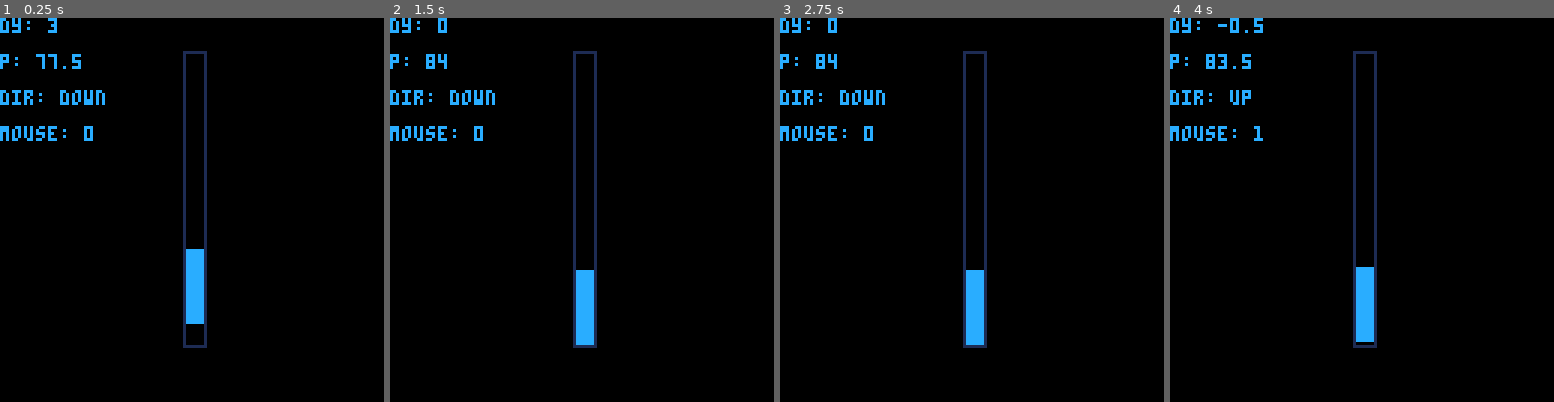
Above: before the commit, frames 1-4 (left to right).
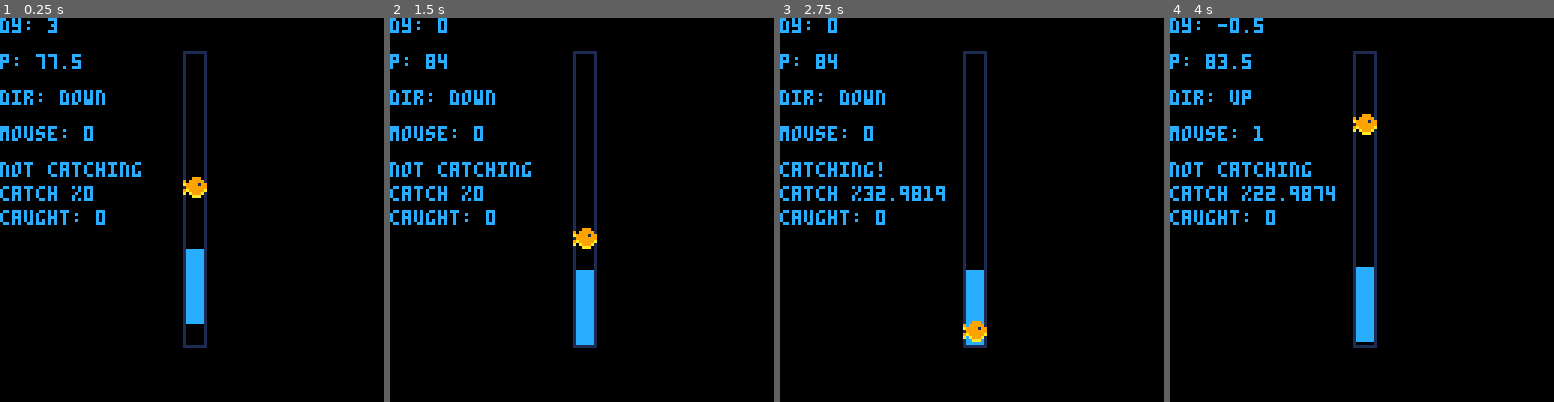
Above: after the commit, the same moments.

Repository: MykalMachon/Starfish
Game: PICO-8 cartridge starfish.p8
Two runs of this game, one before a commit and one after it. Both use one fixed random seed, a clock stepped at 60 frames per second and the inputs below.
Inputs (mouse positions are in pixels of both pictures, inside the frame that each line leads up to):
- Up to frame 1 (0.25 s): no input
- Up to frame 2 (1.5 s): click (459, 121) at 0.67 s; tap X (X key) at 1.07 s; click (520, 267) at 1.22 s
- Up to frame 3 (2.75 s): click (975, 114) at 1.77 s; tap X (X key) at 2.07, 2.4, 2.73 s; click (1037, 259) at 2.32 s
- Up to frame 4 (4 s): click (1492, 106) at 2.87 s; tap X (X key) at 3.07, 3.4, 3.73 s; click (1254, 256) at 3.42 s; click (1315, 102) at 3.97 s

The runs differ from the first frame. In frame 1, 1.7% of the frame differs, in the area x 0-54%, y 37-54%; in frame 2, 1.7%; in frame 3, 1.8%; in frame 4, 2.0%, in the area x 0-54%, y 25-54%.

Commit message:
basic game loop
fish now exist, can be caught, and can reset themselves.

Diff:
--- a/starfish.p8
+++ b/starfish.p8
@@ -19,15 +19,40 @@
 		24,
 		96
 	)
+	create_fish("trout")
+	create_gs()
 end
 
 function _update()
 	update_player()
+	update_fish()
+	update_gs()
 end
 
 function _draw()
 	cls()
 	draw_player()
+	draw_fish()
+
+
+	if debug then
+		is_catching = catching() and "catching!" or "not catching"
+
+		print(
+		is_catching,
+		 0,
+		 48)
+
+		print(
+			"catch %"..gs.f_cp*100,
+			0,
+			56)
+
+		print(
+			"caught: "..gs.f_caught,
+			0,
+			64)
+	end
 	-- map(0,0,0,0)
 end
 -->8
@@ -128,28 +153,112 @@
 		12
 	)
 end
+-->8
+-- fish handler
+-- handles all the fish logic
+fish_types={}
+
+
+function create_fish(fish_name)
+	-- todo: create a fish
+	f={}
+	f.org_x = p.org_x-1
+	f.org_y = p.org_y + rnd(p.box_size)
+	f.x=f.org_x
+	f.y=f.org_y
+	f.spr=flr(1 + rnd(3))
+	f.name=fish_name
+	f.dir="down"
+end
+
+function del_fish()
+	-- todo: seperate win/loss
+	sfx(0)
+	f = nil
+end
+
+function update_fish()
+	-- todo: make this better
+	new_f = f.org_y + sin(time() * 0.3) * p.box_size/2
+
+	if new_f < p.org_y then
+		f.y = p.org_y
+	elseif new_f > (p.org_y + p.box_size - 8) then
+		f.y = p.org_y+p.box_size - 8
+	else
+		f.y = new_f
+	end
+
+end
+
+function draw_fish()
+	-- todo: draw fish
+	spr(f.spr, f.x, f.y)
+end
+-->8
+-- game state
+-- manages game state
+
+function create_gs()
+	-- creates game state
+	gs={}
+	gs.f_caught=0 -- # fish caught
+	gs.f_cp=0 -- catch %
+end
+
+function catching()
+	-- checks if player is
+	-- "catching" the fish.
+	player_exists = p.y and p.x
+	fish_exists = f.y and f.x
+
+	if
+		not player_exists
+		or
+		not fish_exists
+	then
+		return false
+	end
+
+	if
+		(flr(f.y) >= p.y)
+	 and
+	 (f.y < p.y + p.l)
+	then
+		return true
+	else
+		return false
+	end
+
+end
+
+function update_gs()
+
+	if catching() then
+		if gs.f_cp >= 1 then
+			gs.f_caught += 1
+			gs.f_cp = 0
+			-- reset fish
+			del_fish()
+			create_fish()
+		else
+			gs.f_cp += 0.01
+		end
+	elseif (gs.f_cp > 0) then
+		gs.f_cp -= 0.01
+	end
+
+end
+
+
 __gfx__
-000000009000000990000009aa9999aa033333300333333000000000000000000000000000000000000000000000000000000000000000000000000000000000
-000000009000000990000009a000000a033333300333333003333330000000000000000000000000000000000000000000000000000000000000000000000000
-00000000a000000aa000000a90000009033333300333333003333330000000000000000000000000000000000000000000000000000000000000000000000000
-00000000aa0000aaaa0000aa90000009033333300333333003333330000000000000000000000000000000000000000000000000000000000000000000000000
-00000000900000099000000990000009033333300333333003333330000000000000000000000000000000000000000000000000000000000000000000000000
-00000000900000099000000990000009033333300333333003333330000000000000000000000000000000000000000000000000000000000000000000000000
-00000000a000000aa000000aa000000a033333300333333003333330000000000000000000000000000000000000000000000000000000000000000000000000
-00000000aa9999aaaa0000aaaa0000aa000000000333333003333330000000000000000000000000000000000000000000000000000000000000000000000000
-__map__
-0000000000000000000000000000000000000000000000000000000000000000000000000000000000000000000000000000000000000000000000000000000000000000000000000000000000000000000000000000000000000000000000000000000000000000000000000000000000000000000000000000000000000000
-0000000000000000000000000000000000000000000000000000000000000000000000000000000000000000000000000000000000000000000000000000000000000000000000000000000000000000000000000000000000000000000000000000000000000000000000000000000000000000000000000000000000000000
-0000000000000003000000000000000000000000000000000000000000000000000000000000000000000000000000000000000000000000000000000000000000000000000000000000000000000000000000000000000000000000000000000000000000000000000000000000000000000000000000000000000000000000
-0000000000000002000000000000000000000000000000000000000000000000000000000000000000000000000000000000000000000000000000000000000000000000000000000000000000000000000000000000000000000000000000000000000000000000000000000000000000000000000000000000000000000000
-0000000000000002000000000000000000000000000000000000000000000000000000000000000000000000000000000000000000000000000000000000000000000000000000000000000000000000000000000000000000000000000000000000000000000000000000000000000000000000000000000000000000000000
-0000000000000002000000000000000000000000000000000000000000000000000000000000000000000000000000000000000000000000000000000000000000000000000000000000000000000000000000000000000000000000000000000000000000000000000000000000000000000000000000000000000000000000
-0000000000000002000000000000000000000000000000000000000000000000000000000000000000000000000000000000000000000000000000000000000000000000000000000000000000000000000000000000000000000000000000000000000000000000000000000000000000000000000000000000000000000000
-0000000000000002000000000000000000000000000000000000000000000000000000000000000000000000000000000000000000000000000000000000000000000000000000000000000000000000000000000000000000000000000000000000000000000000000000000000000000000000000000000000000000000000
-0000000000000002000000000000000000000000000000000000000000000000000000000000000000000000000000000000000000000000000000000000000000000000000000000000000000000000000000000000000000000000000000000000000000000000000000000000000000000000000000000000000000000000
-0000000000000002000000000000000000000000000000000000000000000000000000000000000000000000000000000000000000000000000000000000000000000000000000000000000000000000000000000000000000000000000000000000000000000000000000000000000000000000000000000000000000000000
-0000000000000002000000000000000000000000000000000000000000000000000000000000000000000000000000000000000000000000000000000000000000000000000000000000000000000000000000000000000000000000000000000000000000000000000000000000000000000000000000000000000000000000
-0000000000000002000000000000000000000000000000000000000000000000000000000000000000000000000000000000000000000000000000000000000000000000000000000000000000000000000000000000000000000000000000000000000000000000000000000000000000000000000000000000000000000000
-0000000000000002000000000000000000000000000000000000000000000000000000000000000000000000000000000000000000000000000000000000000000000000000000000000000000000000000000000000000000000000000000000000000000000000000000000000000000000000000000000000000000000000
-0000000000000002000000000000000000000000000000000000000000000000000000000000000000000000000000000000000000000000000000000000000000000000000000000000000000000000000000000000000000000000000000000000000000000000000000000000000000000000000000000000000000000000
-0000000000000001000000000000000000000000000000000000000000000000000000000000000000000000000000000000000000000000000000000000000000000000000000000000000000000000000000000000000000000000000000000000000000000000000000000000000000000000000000000000000000000000
+00000000000000000000000000000000000000000000000000000000000000000000000000000000000000000000000000000000000000000000000000000000
+000000000006660000099900000eee00000000000000000000000000000000000000000000000000000000000000000000000000000000000000000000000000
+000000006066666090999990e0eeeee0000000000000000000000000000000000000000000000000000000000000000000000000000000000000000000000000
+0000000016666166a99991998eeee1ee000000000000000000000000000000000000000000000000000000000000000000000000000000000000000000000000
+0000000006666666099999990eeeeeee000000000000000000000000000000000000000000000000000000000000000000000000000000000000000000000000
+00000000616666619a99999ae8eeeee8000000000000000000000000000000000000000000000000000000000000000000000000000000000000000000000000
+0000000010166610a0a999a0808eee80000000000000000000000000000000000000000000000000000000000000000000000000000000000000000000000000
+0000000000011100000aaa0000088800000000000000000000000000000000000000000000000000000000000000000000000000000000000000000000000000
+
+
Not shown, changed: the sound effects (__sfx__) section of starfish.p8
